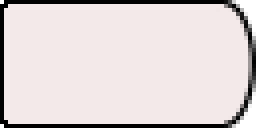
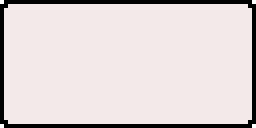
The second 256×128 image is a revision of the first. Changes to its layers:
hid group "Stage" (1st of 2) (2 layers) over [224,0,256,128]
showed group "Block" (1st of 2) (1 layers) over [224,0,256,128]
